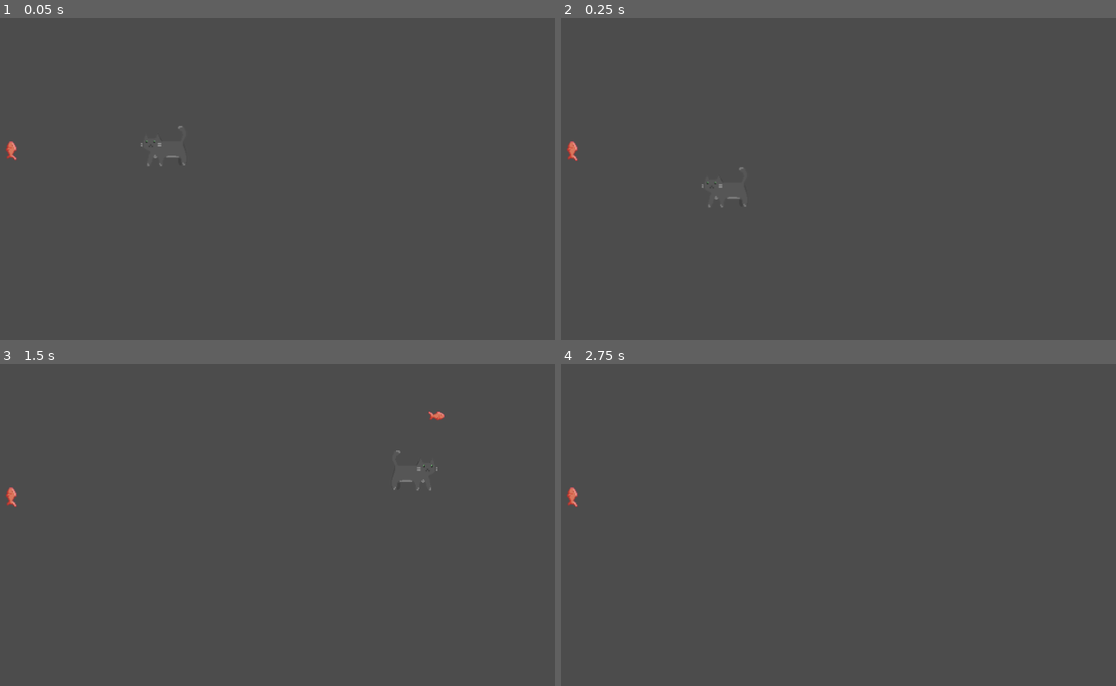
Above: before the commit, frames 1-4 (two rows, left to right).
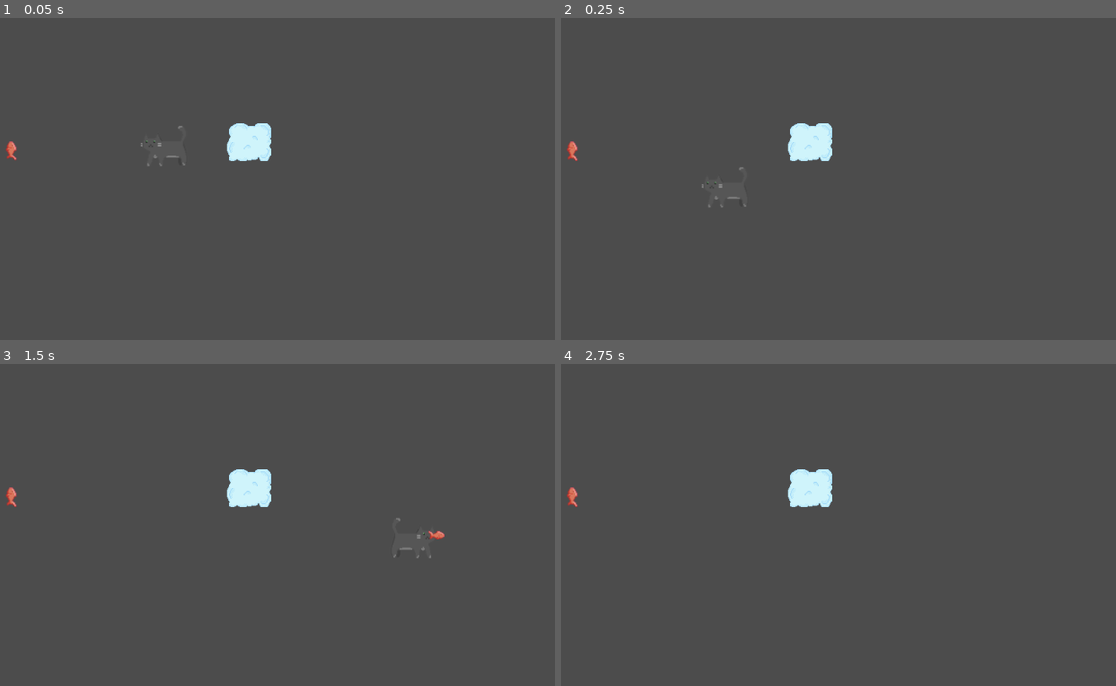
Above: after the commit, the same moments.

Repository: DanielVitoriano/-DankiCode-Sunset-Of-Caatinga
Game: Godot game, scene res://Scenes/zona_testes.tscn
Two runs of this game, one before a commit and one after it. Both use one fixed random seed, a clock stepped at 60 frames per second and the inputs below. The project has no main scene, so this scene is started directly.
Inputs:
- Up to frame 1 (0.05 s): no input
- Up to frame 2 (0.25 s): no input
- Up to frame 3 (1.5 s): tap Enter at 0.5 s; hold Right (ui_right) from 0.53 s (still down); tap Space (ui_fire) at 0.6, 1.35 s; tap Up (ui_up) at 0.77 s
- Up to frame 4 (2.75 s): tap Up (ui_up) at 1.52 s; release Right (ui_right) at 2.03 s; hold Left (ui_left) from 2.03 s (still down); tap Space (ui_fire) at 2.1 s

The runs differ from the first frame. In frame 1, 0.9% of the frame differs, in the area x 40-49%, y 32-45%; in frame 2, 0.9%; in frame 3, 1.1%, in the area x 40-81%, y 14-61%; in frame 4, 0.9%.

Commit message:
V1.0
Nuvem e partícula de nuvem

Diff:
--- /dev/null
+++ b/Scenes/cloud.tscn
@@ -0,0 +1,37 @@
+[gd_scene load_steps=5 format=2]
+
+[ext_resource path="res://Sprites/assets/tileset/tileset_cloud.png" type="Texture" id=1]
+[ext_resource path="res://Scripts/cloud.gd" type="Script" id=2]
+
+[sub_resource type="CapsuleShape2D" id=1]
+radius = 20.6905
+height = 19.1425
+
+[sub_resource type="RectangleShape2D" id=2]
+extents = Vector2( 27.8704, 0.837372 )
+
+[node name="cloud" type="StaticBody2D"]
+position = Vector2( 0, 7.42462 )
+collision_layer = 16
+script = ExtResource( 2 )
+
+[node name="tileset_cloud" type="Sprite" parent="."]
+position = Vector2( 0.353561, 10.6066 )
+texture = ExtResource( 1 )
+
+[node name="CollisionShape2D" type="CollisionShape2D" parent="."]
+position = Vector2( 1.94096, 16.5593 )
+rotation = 1.5708
+shape = SubResource( 1 )
+
+[node name="Area2D" type="Area2D" parent="."]
+position = Vector2( 0.353561, 10.6066 )
+
+[node name="CollisionShape2D" type="CollisionShape2D" parent="Area2D"]
+position = Vector2( 1.55908, -16.7044 )
+shape = SubResource( 2 )
+
+[node name="pos" type="Position2D" parent="."]
+position = Vector2( 0.707092, 34.2947 )
+
+[connection signal="body_entered" from="Area2D" to="." method="_on_Area2D_body_entered"]
--- /dev/null
+++ b/Scenes/cloud_particles.tscn
@@ -0,0 +1,30 @@
+[gd_scene load_steps=6 format=2]
+
+[ext_resource path="res://Sprites/assets/tileset/tileset_cloud.png" type="Texture" id=1]
+[ext_resource path="res://Scripts/cloud_particles.gd" type="Script" id=2]
+
+[sub_resource type="Curve" id=2]
+_data = [ Vector2( 0, 1 ), 0.0, 0.0, 0, 0, Vector2( 0.989496, 0.291411 ), 0.0, 0.0, 0, 0 ]
+
+[sub_resource type="CurveTexture" id=3]
+curve = SubResource( 2 )
+
+[sub_resource type="ParticlesMaterial" id=1]
+flag_disable_z = true
+gravity = Vector3( 0, 0, 0 )
+orbit_velocity = 0.0
+orbit_velocity_random = 0.0
+scale = 0.7
+scale_curve = SubResource( 3 )
+
+[node name="cloud_particles" type="StaticBody2D"]
+collision_layer = 0
+collision_mask = 0
+script = ExtResource( 2 )
+
+[node name="particles" type="Particles2D" parent="."]
+scale = Vector2( 0.5, 0.5 )
+amount = 6
+local_coords = false
+process_material = SubResource( 1 )
+texture = ExtResource( 1 )
--- a/Scenes/zona_testes.tscn
+++ b/Scenes/zona_testes.tscn
@@ -1,7 +1,8 @@
-[gd_scene load_steps=4 format=2]
+[gd_scene load_steps=5 format=2]
 
 [ext_resource path="res://Scenes/Player.tscn" type="PackedScene" id=1]
 [ext_resource path="res://Scenes/fish.tscn" type="PackedScene" id=2]
+[ext_resource path="res://Scenes/cloud.tscn" type="PackedScene" id=3]
 
 [sub_resource type="RectangleShape2D" id=1]
 extents = Vector2( 274.932, 10 )
@@ -19,3 +20,6 @@
 
 [node name="AnimatedSprite" parent="." instance=ExtResource( 2 )]
 position = Vector2( 146.361, 299.067 )
+
+[node name="cloud" parent="." instance=ExtResource( 3 )]
+position = Vector2( 485, 273 )
--- a/Scripts/Player.gd
+++ b/Scripts/Player.gd
@@ -54,4 +54,3 @@
 		fish.dir = dir_fish
 		fish.FlipFish(rot_fish)
 		get_parent().add_child(fish)
-		print(fish.rotation)
--- /dev/null
+++ b/Scripts/cloud.gd
@@ -0,0 +1,25 @@
+extends StaticBody2D
+
+var pre_particle = preload("res://Scenes/cloud_particles.tscn")
+var max_jumps = 5
+var jumps = 0
+
+# Called when the node enters the scene tree for the first time.
+func _ready():
+	pass # Replace with function body.
+
+
+# Called every frame. 'delta' is the elapsed time since the previous frame.
+#func _process(delta):
+#	pass
+
+
+func _on_Area2D_body_entered(_body):
+	var particle = pre_particle.instance()
+	particle.global_position = $pos.global_position
+	get_parent().add_child(particle)
+	jumps += 1
+	$".".scale -= Vector2(0.05, 0.05)
+	particle.scale = $".".scale
+	if jumps >= max_jumps:
+		queue_free()
--- /dev/null
+++ b/Scripts/cloud_particles.gd
@@ -0,0 +1,15 @@
+extends StaticBody2D
+
+var life = 200
+
+# Called when the node enters the scene tree for the first time.
+func _ready():
+	pass # Replace with function body.
+
+func _process(_delta):
+	print(life)
+	life -= 1
+	global_position.y += 1
+
+	if life <= 0:
+		queue_free()
--- a/project.godot
+++ b/project.godot
@@ -49,6 +49,7 @@
 2d_physics/layer_2="Enemy"
 2d_physics/layer_3="Collectables"
 2d_physics/layer_4="Bullet"
+2d_physics/layer_5="Ground"
 
 [physics]
 
